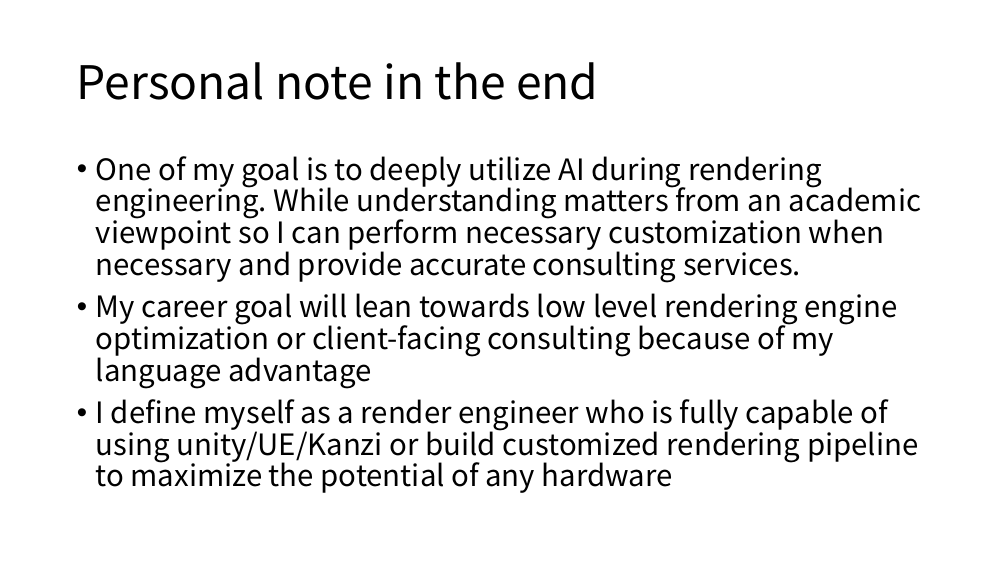
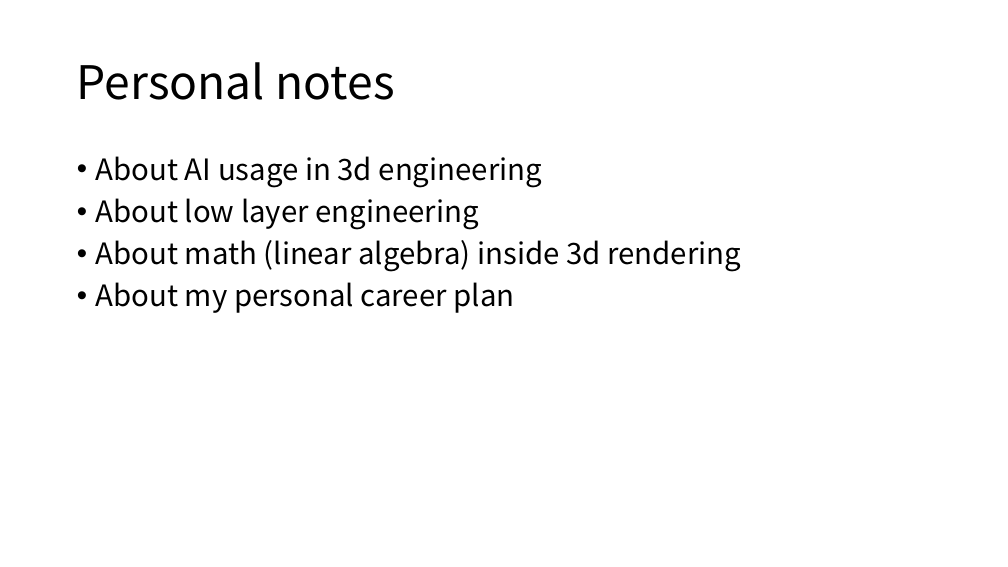
Before and after one commit to boycececil666gmailcom/webgpu-renderer, a slide deck: slide 13 of WebGPU Renderer.pptx (slide 8 before the commit). Drawn at 1008x567 pixels with LibreOffice and Linux fonts; fonts in the diff are those of the drawing. Boxes give left, top, right and bottom in pixels: in the first picture for what was removed or moved away, otherwise in the second. Text is boxed around its words. In the diff, an @@ line names an element or a change of style, - is before the commit and + after.

```diff
--- a/WebGPU Renderer.pptx
+++ b/WebGPU Renderer.pptx
@@ title at (x1=77, y1=62, x2=394, y2=100): text changed @@
-Personal note in the end
+Personal notes
@@ text at (x1=96, y1=156, x2=741, y2=313): text changed @@
-• One of my goal is to deeply utilize AI during rendering engineering. While understanding matters from an academic viewpoint so I can perform necessary customization when necessary and provide accurate consulting services.
-• My career goal will lean towards low level rendering engine optimization or client-facing consulting because of my language advantage
-• I define myself as a render engineer who is fully capable of using unity/UE/Kanzi or build customized rendering pipeline to maximize the potential of any hardware
+• About AI usage in 3d engineering
+• About low layer engineering
+• About math (linear algebra) inside 3d rendering
+• About my personal career plan
```
Also in this commit, not shown: 4 other slides changed, 7 slides added, 2 slides removed, 16 other files.
